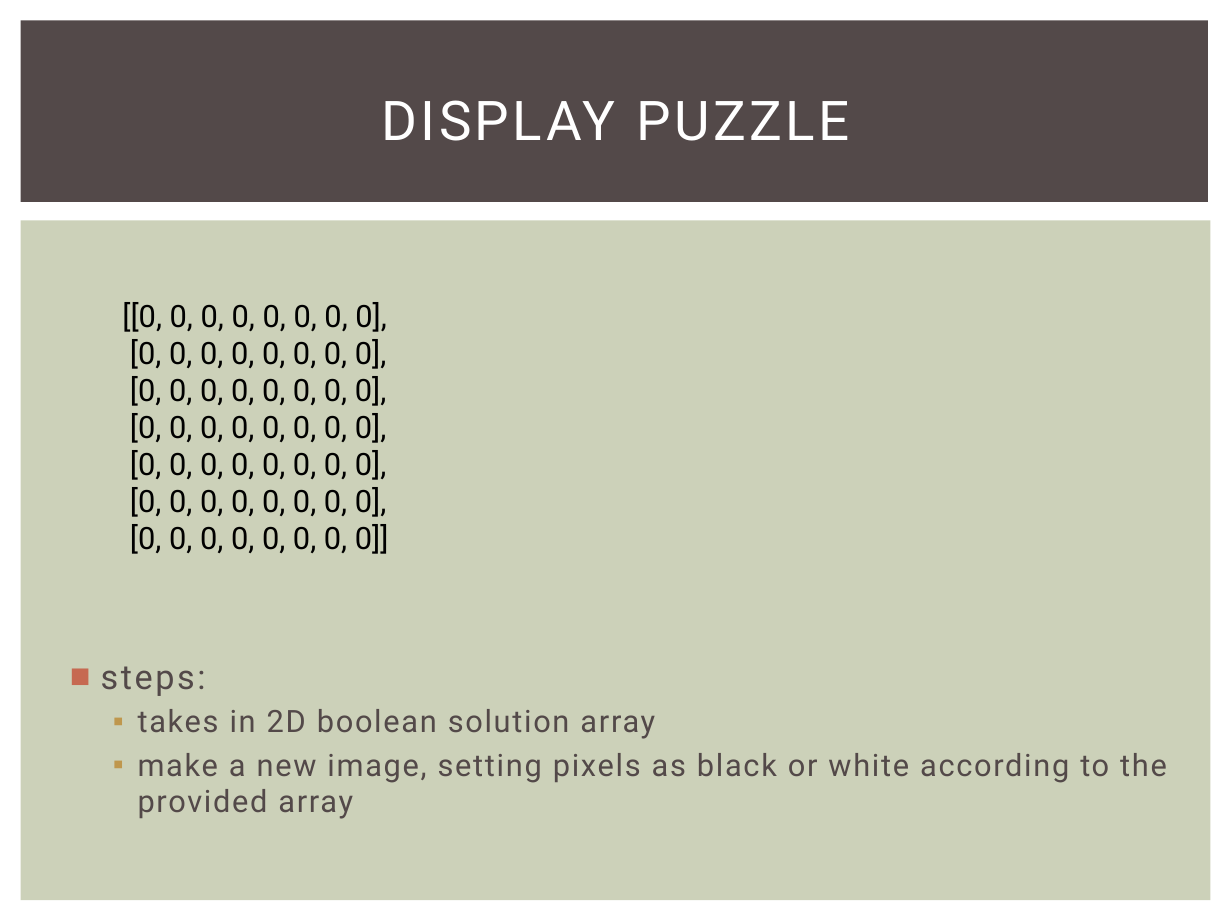
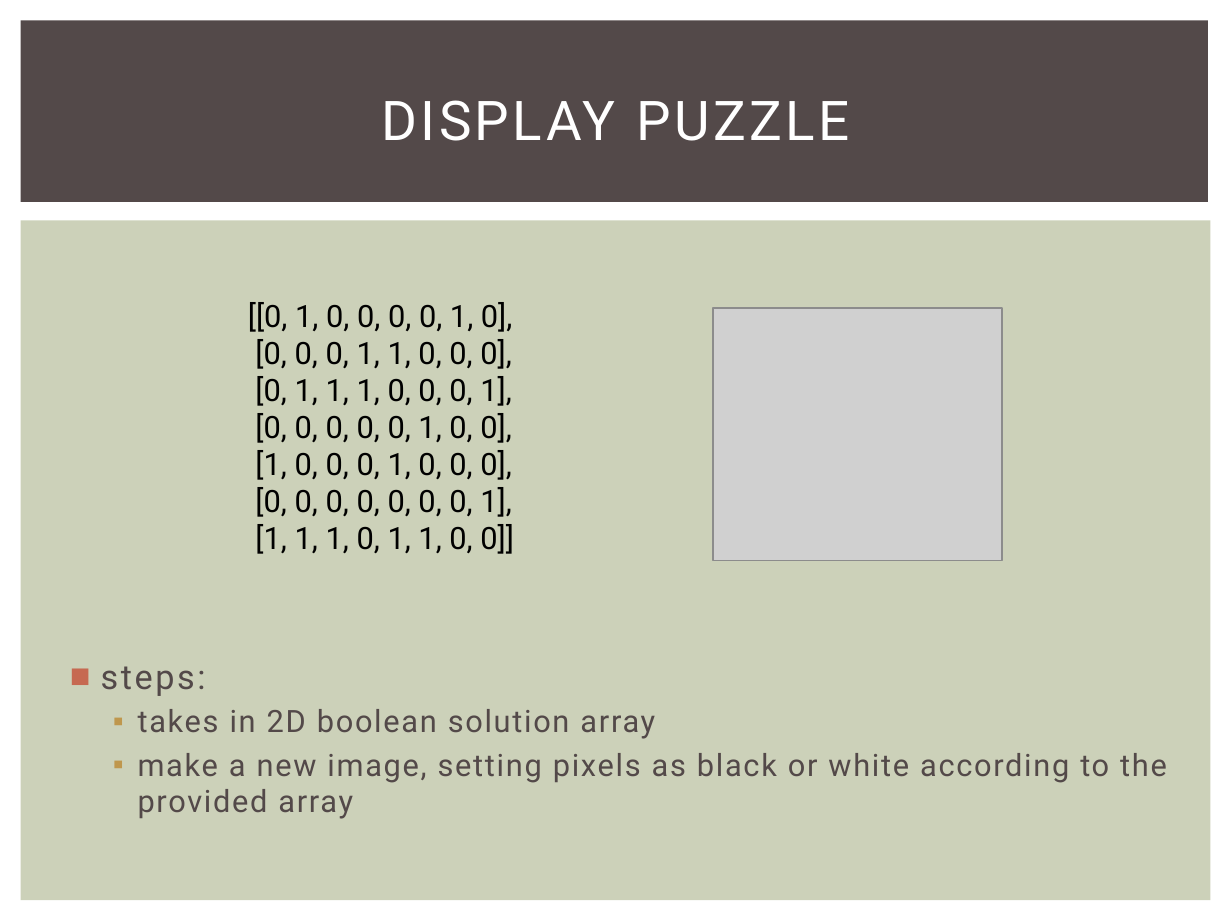
Before and after one commit to Calvin-Michael-Jane/Picross-Vision-Solver, a slide deck: slide 10 of COS429FinalProject.pptx. Drawn at 1232x924 pixels with LibreOffice and Linux fonts; fonts in the diff are those of the drawing; grey boxes stand for pictures. Boxes give left, top, right and bottom in pixels: in the first picture for what was removed or moved away, otherwise in the second. Text is boxed around its words. In the diff, an @@ line names an element or a change of style, - is before the commit and + after.

Commit message:
finished presentation

```diff
--- a/COS429FinalProject.pptx
+++ b/COS429FinalProject.pptx
@@ text at [248, 302, 514, 554]: text changed @@
-[[0, 0, 0, 0, 0, 0, 0, 0],
-[0, 0, 0, 0, 0, 0, 0, 0],
-[0, 0, 0, 0, 0, 0, 0, 0],
-[0, 0, 0, 0, 0, 0, 0, 0],
-[0, 0, 0, 0, 0, 0, 0, 0],
-[0, 0, 0, 0, 0, 0, 0, 0],
-[0, 0, 0, 0, 0, 0, 0, 0]]
+[[0, 1, 0, 0, 0, 0, 1, 0],
+[0, 0, 0, 1, 1, 0, 0, 0],
+[0, 1, 1, 1, 0, 0, 0, 1],
+[0, 0, 0, 0, 0, 1, 0, 0],
+[1, 0, 0, 0, 1, 0, 0, 0],
+[0, 0, 0, 0, 0, 0, 0, 1],
+[1, 1, 1, 0, 1, 1, 0, 0]]
@@ picture added at [712, 308, 1002, 561] @@
```
Also in this commit, not shown: 1 other slide changed, 1 slide added, 2 other files.
